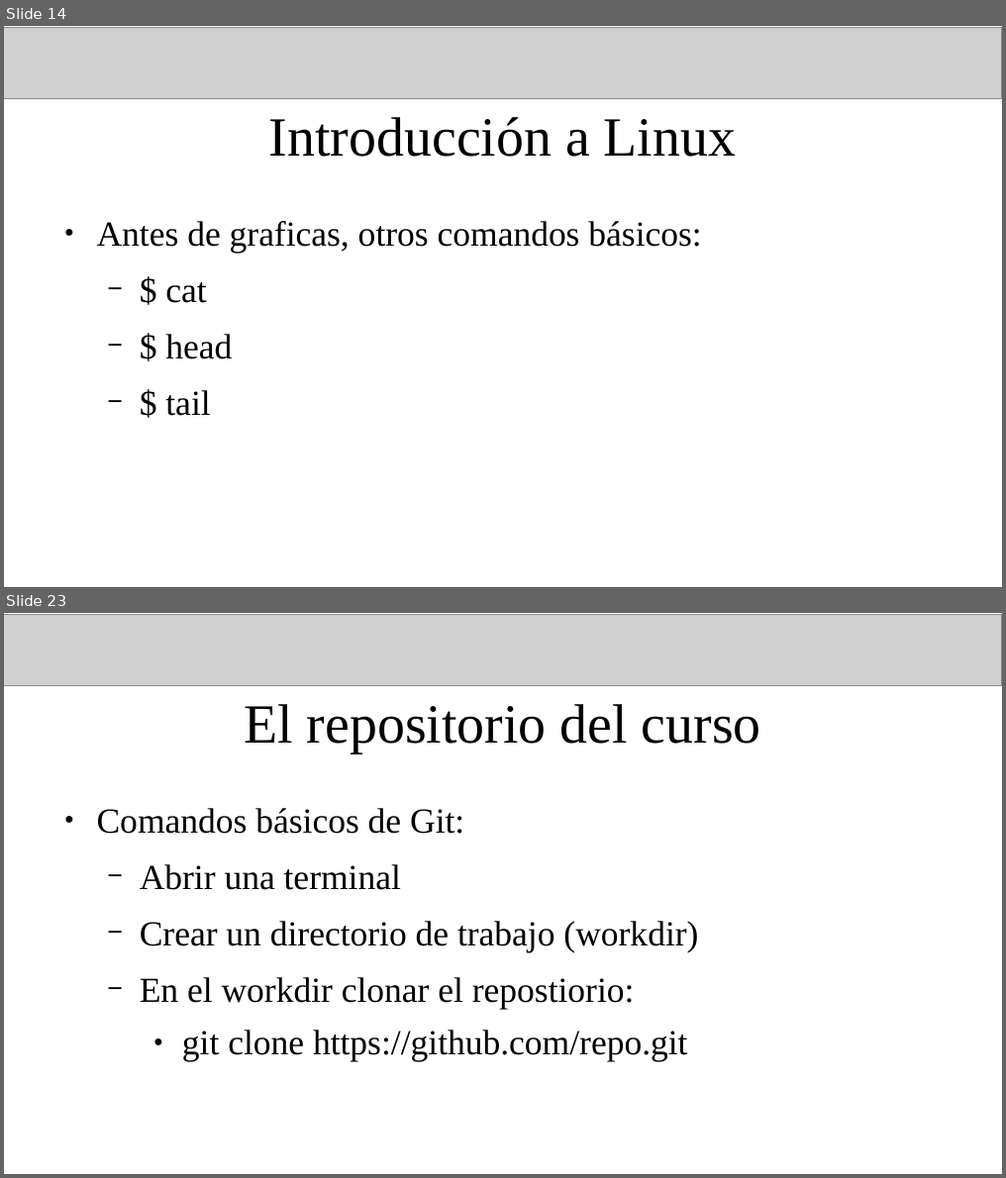
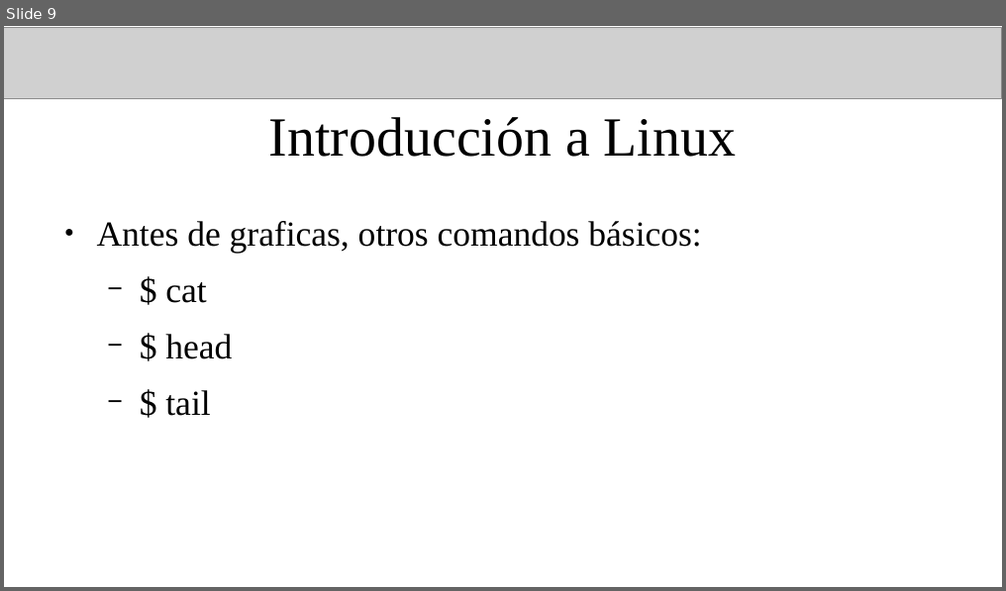
Before and after one commit to fiscompunipamplona/unidad1_IntroLinux, a slide deck: clases/clase-introLinux_1.odp. Shown one above the other, each under a label of ours: slides 14 and 23 before the commit, slide 9 after it; the slides between them are not shown. The pictures are 1006x1178 and 1006x591 pixels, drawn with LibreOffice and Linux fonts; fonts in the diff are those of the drawing; grey boxes stand for pictures. Boxes give left, top, right and bottom in pixels: in the first picture for what was removed or moved away, otherwise in the second. Text is boxed around its words. In the diff, an @@ line names an element or a change of style, - is before the commit and + after.

```diff
--- a/clases/clase-introLinux_1.odp
+++ b/clases/clase-introLinux_1.odp
@@ slide 23 removed at bbox=[4, 613, 1002, 1174], background #FFFFFF @@
@@ picture removed at bbox=[4, 615, 1002, 685] @@
@@ title removed at bbox=[244, 704, 761, 754] @@
-El repositorio del curso
@@ text removed at bbox=[97, 808, 698, 1061] @@
-● Comandos básicos de Git:
-  − Abrir una terminal
-  − Crear un directorio de trabajo (workdir)
-  − En el workdir clonar el repostiorio:
-    ● git clone https://github.com/repo.git
@@ what was slide 14 is now slide 9 @@
```
Also in this commit, not shown: 2 slides changed, 9 other slides removed, 3 other files.
